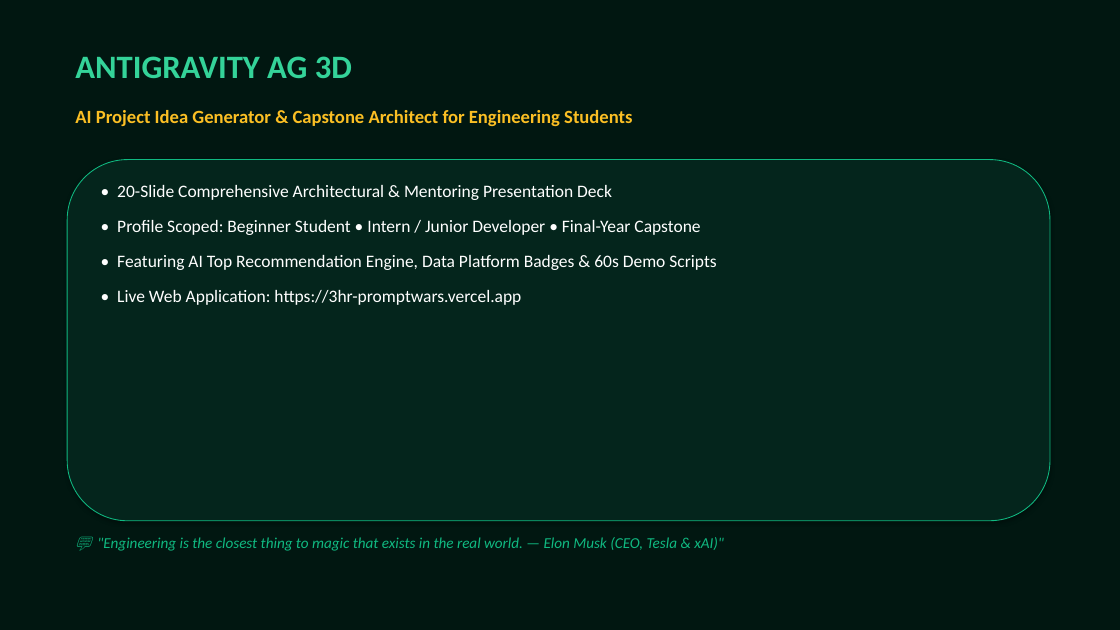
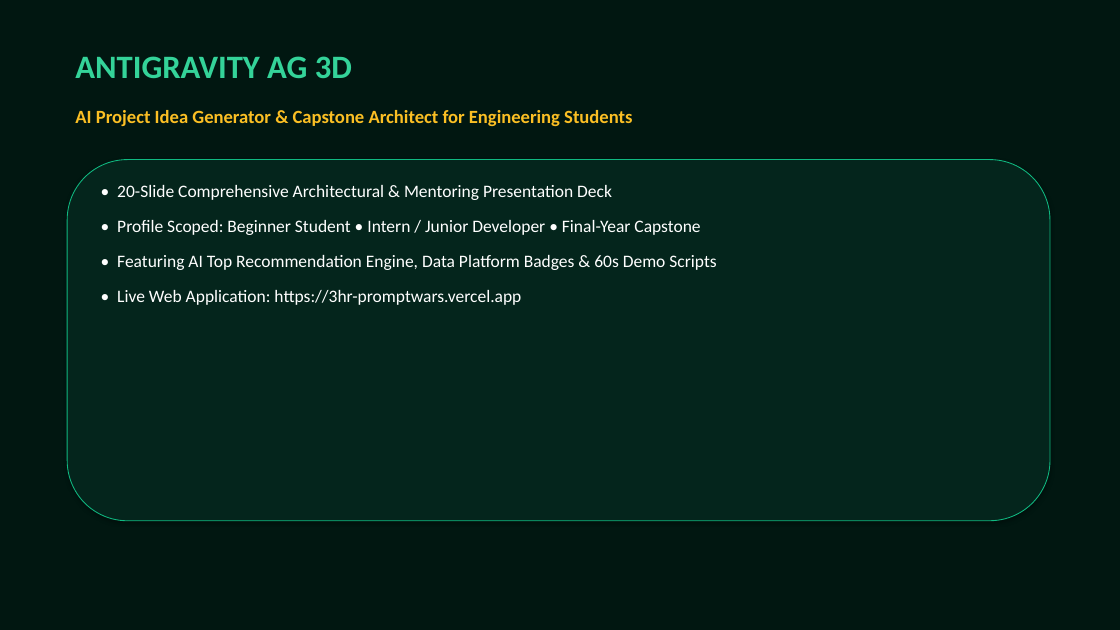
Before and after one commit to ishansharma16012007-bot/3hr-promptwars, a slide deck: slide 1 of antigravity_presentation.pptx. Drawn at 1120x630 pixels with LibreOffice and Linux fonts; fonts in the diff are those of the drawing. Boxes give left, top, right and bottom in pixels: in the first picture for what was removed or moved away, otherwise in the second. Text is boxed around its words. In the diff, an @@ line names an element or a change of style, - is before the commit and + after.

```diff
--- a/antigravity_presentation.pptx
+++ b/antigravity_presentation.pptx
@@ text removed at (97,537,724,551) @@
-💬 "Engineering is the closest thing to magic that exists in the real world. — Elon Musk (CEO, Tesla & xAI)"
```
Also in this commit, not shown: 19 other slides changed, 3 other files.
